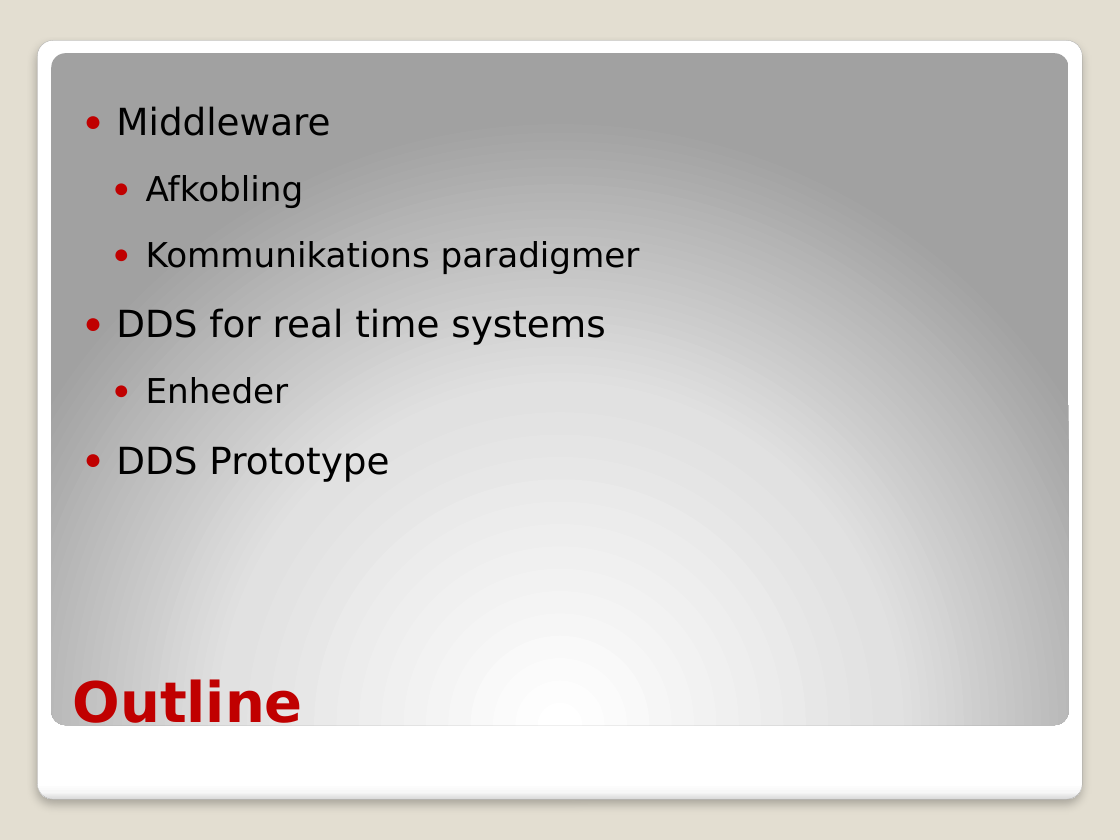
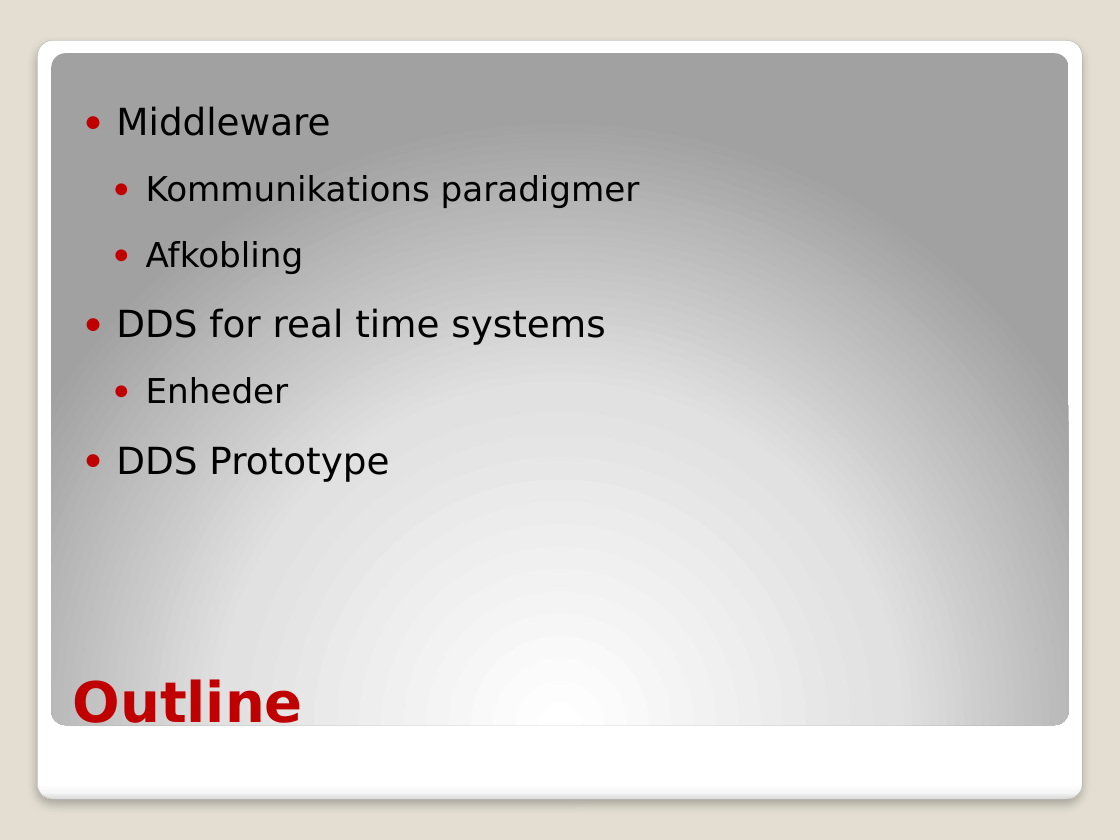
Before and after one commit to ITONK/KNOTI, a slide deck: slide 2 of Afleveringer/Eksamen/Data Distributed System.pptx. Drawn at 1120x840 pixels with LibreOffice and Linux fonts; fonts in the diff are those of the drawing. Boxes give left, top, right and bottom in pixels: in the first picture for what was removed or moved away, otherwise in the second. Text is boxed around its words. In the diff, an @@ line names an element or a change of style, - is before the commit and + after.

Commit message:
Updated slides

```diff
--- a/Afleveringer/Eksamen/Data Distributed System.pptx
+++ b/Afleveringer/Eksamen/Data Distributed System.pptx
@@ text at <box>146,175,640,208</box>: paragraph added @@
+    ● Kommunikations paradigmer
@@ text at <box>146,241,640,274</box>: paragraph removed @@
-    ● Kommunikations paradigmer
```
